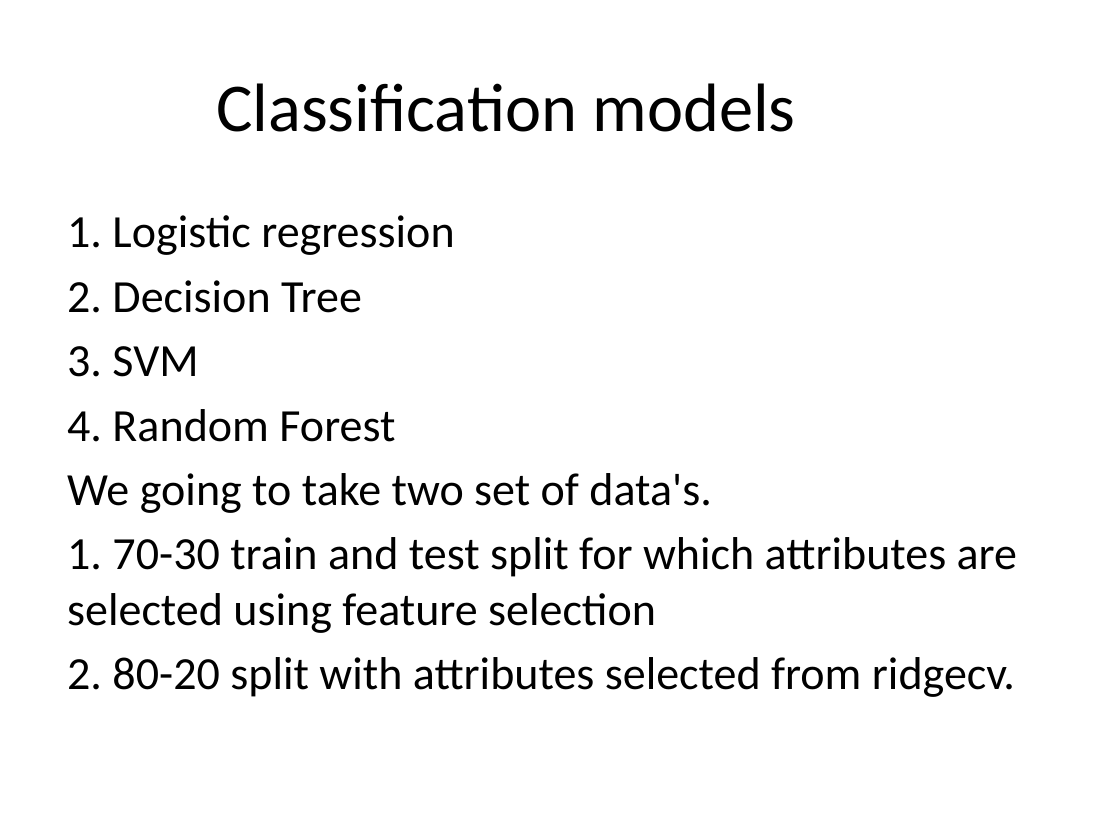
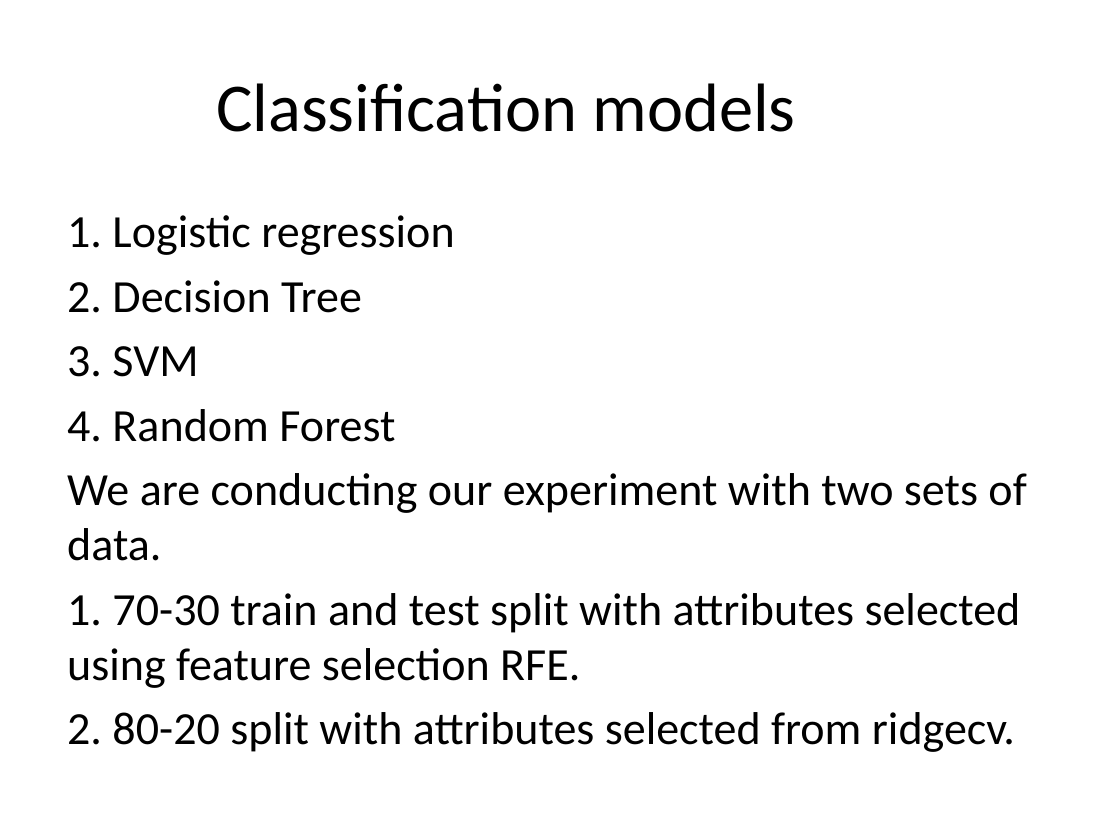
Before and after one commit to SoundaryaViji/capstone_project, a slide deck: slide 5 of FinalPresentation.pptx. Drawn at 1120x840 pixels with LibreOffice and Linux fonts; fonts in the diff are those of the drawing. Boxes give left, top, right and bottom in pixels: in the first picture for what was removed or moved away, otherwise in the second. Text is boxed around its words. In the diff, an @@ line names an element or a change of style, - is before the commit and + after.

```diff
--- a/FinalPresentation.pptx
+++ b/FinalPresentation.pptx
@@ text at [67, 473, 1026, 688]: text changed @@
-We going to take two set of data's.
-1. 70-30 train and test split for which attributes are selected using feature selection
+We are conducting our experiment with two sets of data.
+1. 70-30 train and test split with attributes selected using feature selection RFE.
```
Also in this commit, not shown: 8 other slides changed, 1 slide added, 2 other files.
